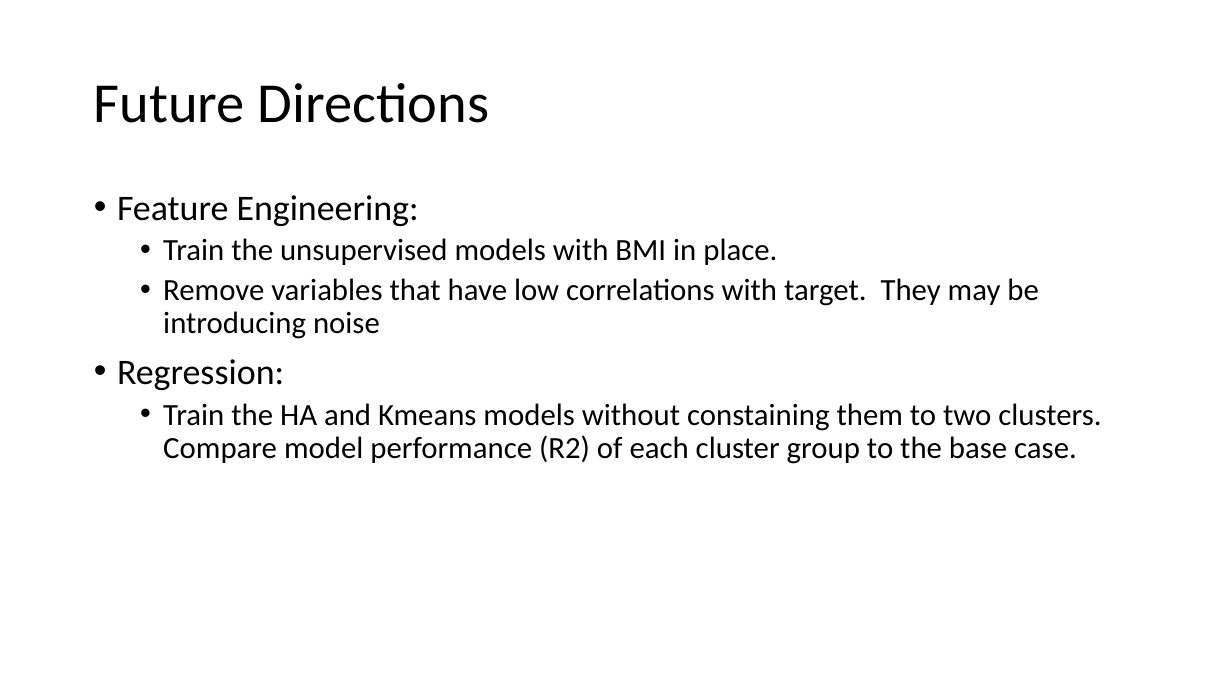
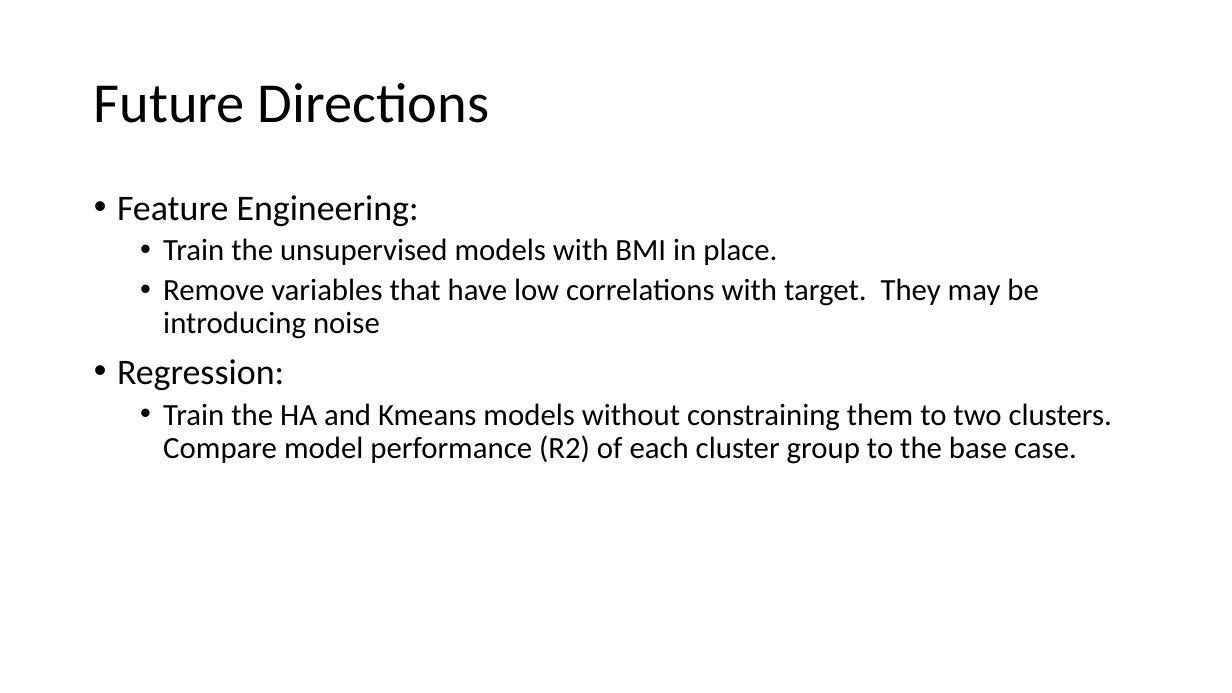
Before and after one commit to M-Matrona/IBM-Machine-Learning-Course, a slide deck: slide 19 of Course_4_Unsupervised_Learning/Classification_Project_Body_Fat_Prediction.pptx. Drawn at 1232x693 pixels with LibreOffice and Linux fonts; fonts in the diff are those of the drawing. Boxes give left, top, right and bottom in pixels: in the first picture for what was removed or moved away, otherwise in the second. Text is boxed around its words. In the diff, an @@ line names an element or a change of style, - is before the commit and + after.

```diff
--- a/Course_4_Unsupervised_Learning/Classification_Project_Body_Fat_Prediction.pptx
+++ b/Course_4_Unsupervised_Learning/Classification_Project_Body_Fat_Prediction.pptx
@@ text at (163, 403, 1112, 464): text changed @@
-  • Train the HA and Kmeans models without constaining them to two clusters. Compare model performance (R2) of each cluster group to the base case.
+  • Train the HA and Kmeans models without constraining them to two clusters. Compare model performance (R2) of each cluster group to the base case.
```
Also in this commit, not shown: 9 other slides changed, 15 other files.
